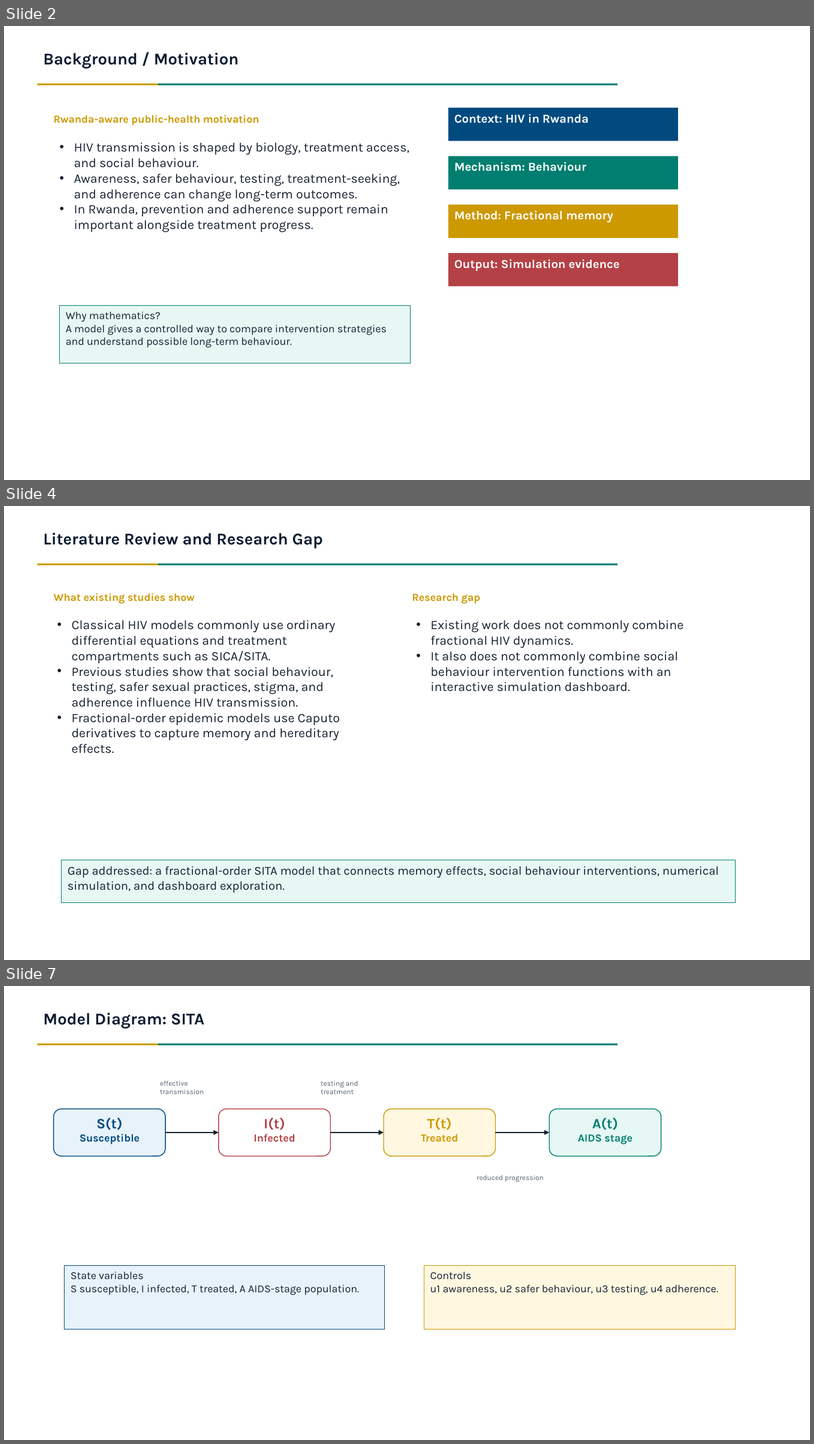
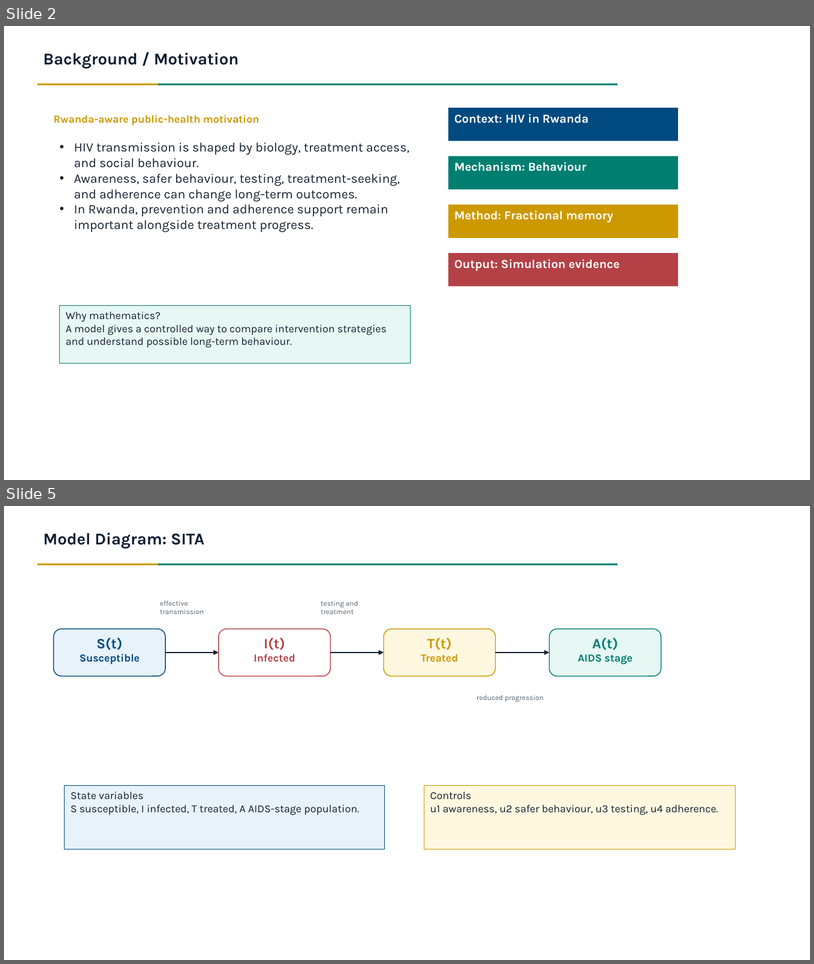
Before and after one commit to Lambert-01/HIV-MODEL, a slide deck: presentation/FracHIV_SITA_Presentation.pptx. Shown one above the other, each under a label of ours: slides 2, 4 and 7 before the commit, slides 2 and 5 after it; the slides between them are not shown. The pictures are 814x1444 and 814x964 pixels, drawn with LibreOffice and Linux fonts; fonts in the diff are those of the drawing. Boxes give left, top, right and bottom in pixels: in the first picture for what was removed or moved away, otherwise in the second. Text is boxed around its words. In the diff, an @@ line names an element or a change of style, - is before the commit and + after.

```diff
--- a/presentation/FracHIV_SITA_Presentation.pptx
+++ b/presentation/FracHIV_SITA_Presentation.pptx
@@ slide 4 removed at (4,506,810,960), background #FFFFFF @@
@@ text removed at (43,532,323,549) @@
-Literature Review and Research Gap
@@ rectangle removed at (37,564,158,565) @@
@@ rectangle removed at (158,564,618,565) @@
@@ text removed at (54,593,195,604) @@
-What existing studies show
@@ text removed at (412,593,481,604) @@
-Research gap
@@ text removed at (72,620,340,753) @@
-• Classical HIV models commonly use ordinary differential equations and treatment compartments such as SICA/SITA.
-• Previous studies show that social behaviour, testing, safer sexual practices, stigma, and adherence influence HIV transmission.
-• Fractional-order epidemic models use Caputo derivatives to capture memory and hereditary effects.
@@ text removed at (431,620,684,691) @@
-• Existing work does not commonly combine fractional HIV dynamics.
-• It also does not commonly combine social behaviour intervention functions with an interactive simulation dashboard.
@@ rectangle removed at (62,860,736,902) @@
-Gap addressed: a fractional-order SITA model that connects memory effects, social behaviour interventions, numerical simulation, and dashboard exploration.
@@ what was slide 7 is now slide 5 @@
```
Also in this commit, not shown: 3 slides changed, 1 other slide removed, 4 other files.
